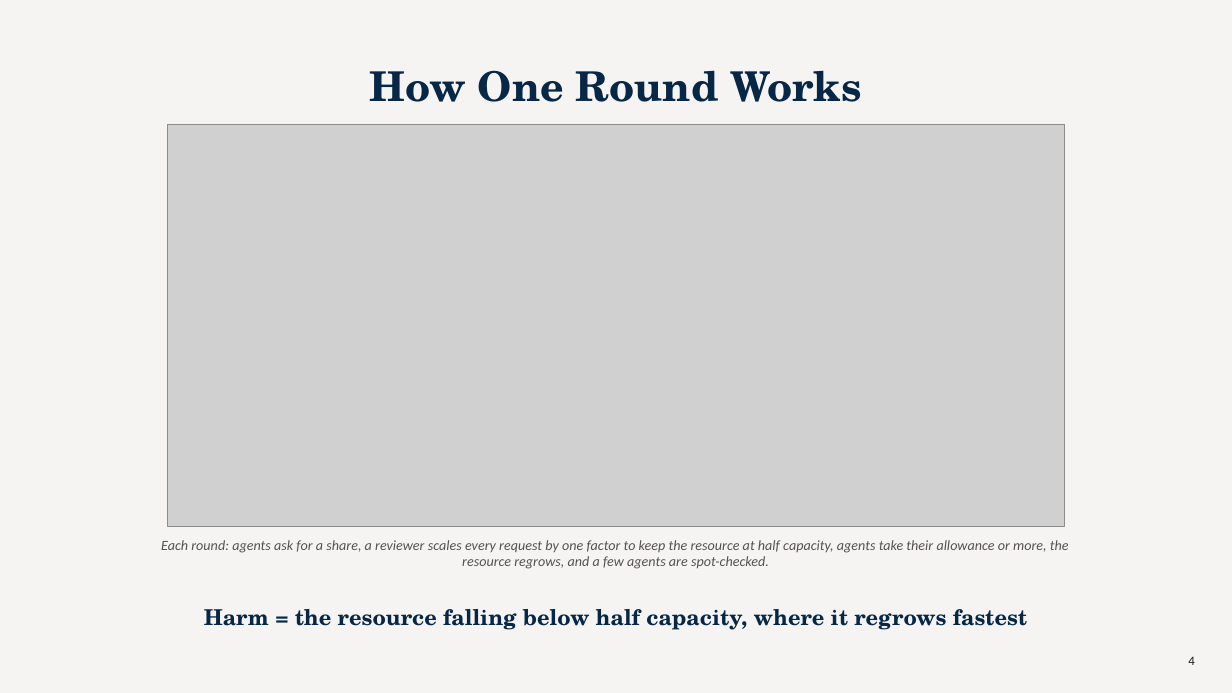
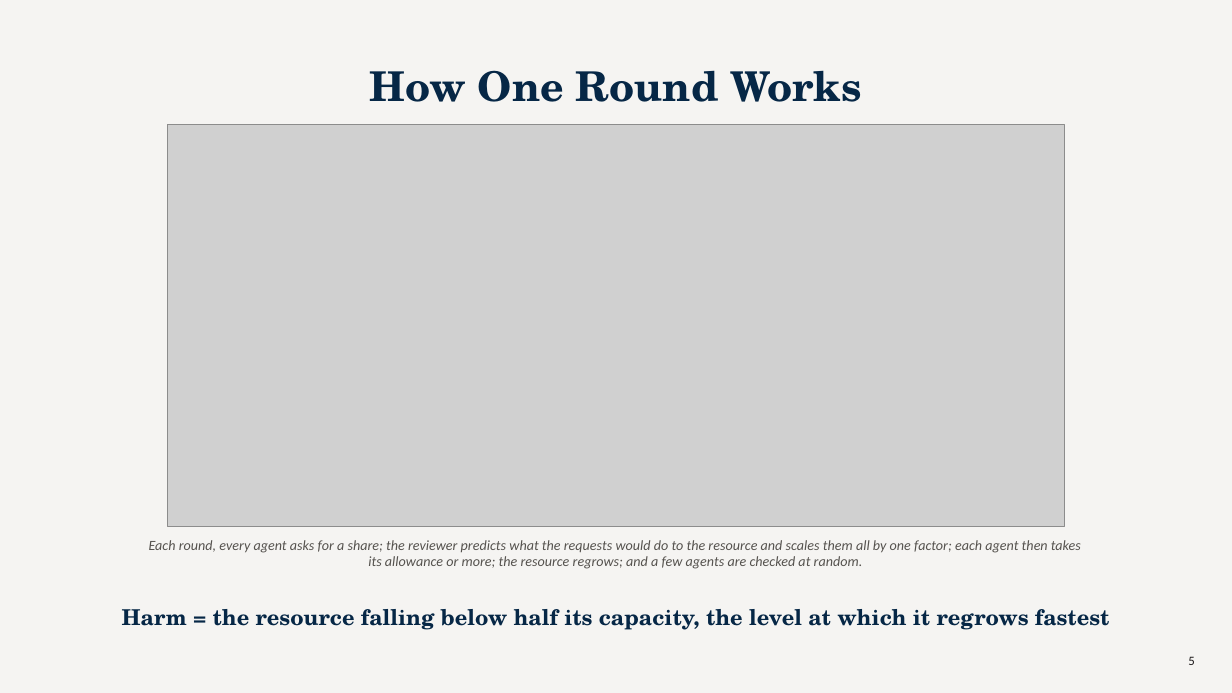
Before and after one commit to TallowCatch/invasion-commons, a slide deck: slide 5 of notes/slides/2026-10-13_phd_catchup/phd_catchup_2026-10-13.pptx (slide 4 before the commit). Drawn at 1232x693 pixels with LibreOffice and Linux fonts; fonts in the diff are those of the drawing; grey boxes stand for pictures. Boxes give left, top, right and bottom in pixels: in the first picture for what was removed or moved away, otherwise in the second. Text is boxed around its words. In the diff, an @@ line names an element or a change of style, - is before the commit and + after.

```diff
--- a/notes/slides/2026-10-13_phd_catchup/phd_catchup_2026-10-13.pptx
+++ b/notes/slides/2026-10-13_phd_catchup/phd_catchup_2026-10-13.pptx
@@ text at bbox=[149, 540, 1081, 569]: text changed @@
-Each round: agents ask for a share, a reviewer scales every request by one factor to keep the resource at half capacity, agents take their allowance or more, the resource regrows, and a few agents are spot-checked.
+Each round, every agent asks for a share; the reviewer predicts what the requests would do to the resource and scales them all by one factor; each agent then takes its allowance or more; the resource regrows; and a few agents are checked at random.
@@ text at bbox=[122, 609, 1109, 630]: text changed @@
-Harm = the resource falling below half capacity, where it regrows fastest
+Harm = the resource falling below half its capacity, the level at which it regrows fastest
@@ text at bbox=[1188, 656, 1194, 665]: text changed @@
-4
+5
```
Also in this commit, not shown: 7 other slides changed, 7 slides added, 6 slides removed, 2 other files.
